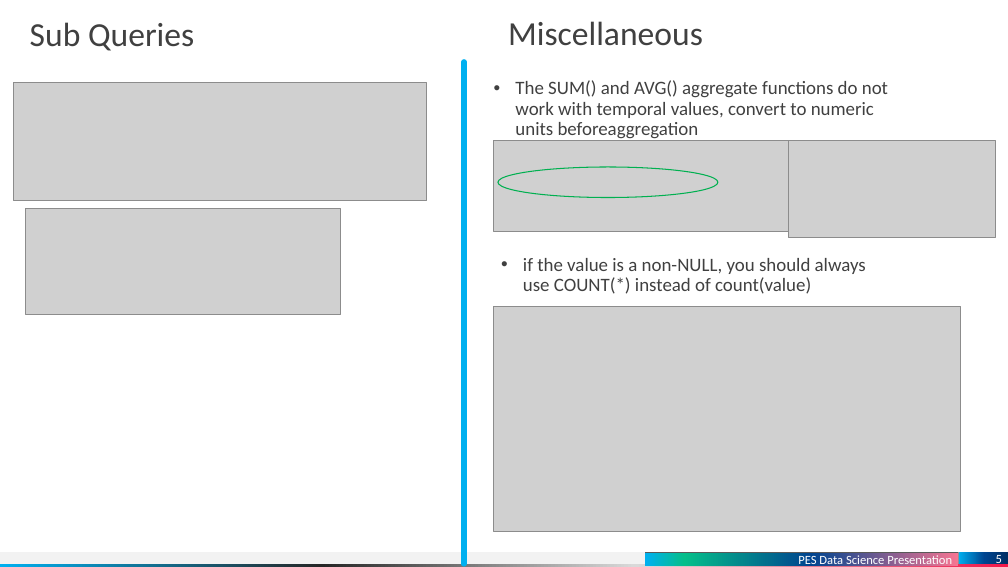
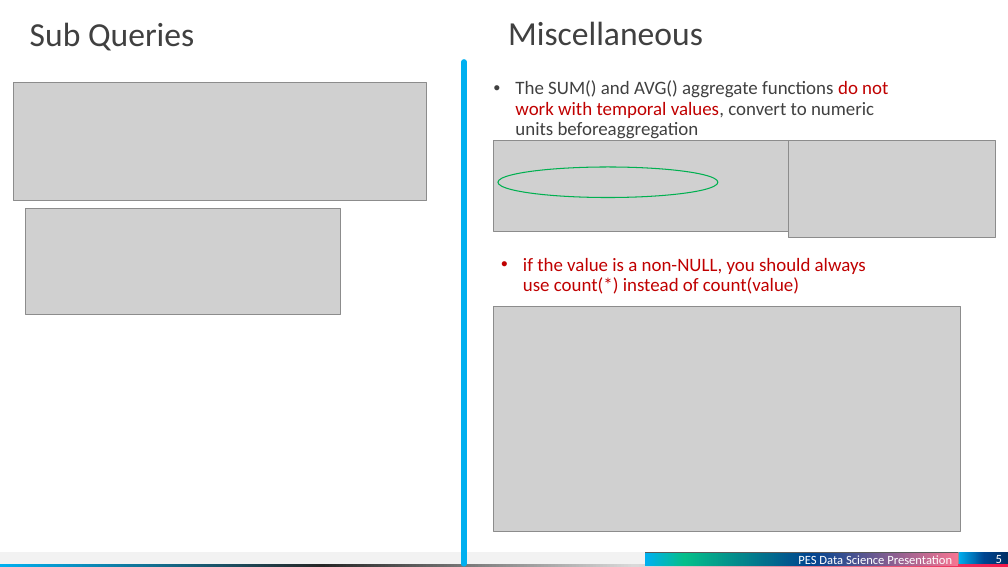
Before and after one commit to dinuthomas/pesmtech, a slide deck: slide 5 of presentation/medicine.pptx. Drawn at 1008x567 pixels with LibreOffice and Linux fonts; fonts in the diff are those of the drawing; grey boxes stand for pictures. Boxes give left, top, right and bottom in pixels: in the first picture for what was removed or moved away, otherwise in the second. Text is boxed around its words. In the diff, an @@ line names an element or a change of style, - is before the commit and + after.

```diff
--- a/presentation/medicine.pptx
+++ b/presentation/medicine.pptx
@@ text "The SUM() and AVG() aggregate ..." at [515, 80, 888, 141]: text colour #404040 to #C00000 in "do not work with temporal values," @@
@@ text at [523, 258, 866, 294]: text changed; text colour #404040 to #C00000 @@
-• if the value is a non-NULL, you should always use COUNT(*) instead of count(value)
+• if the value is a non-NULL, you should always use count(*) instead of count(value)
```
Also in this commit, not shown: 5 other slides changed.
